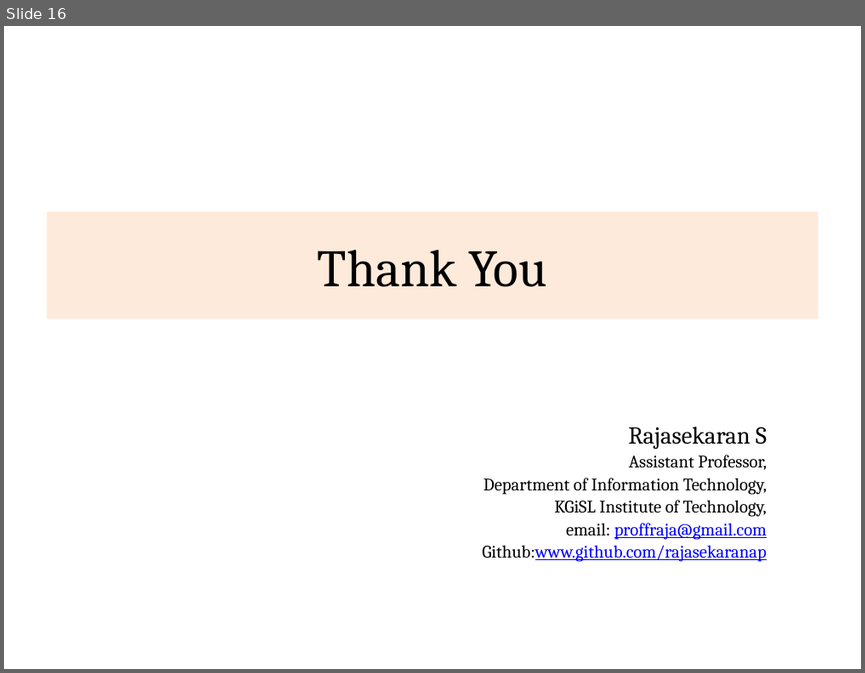
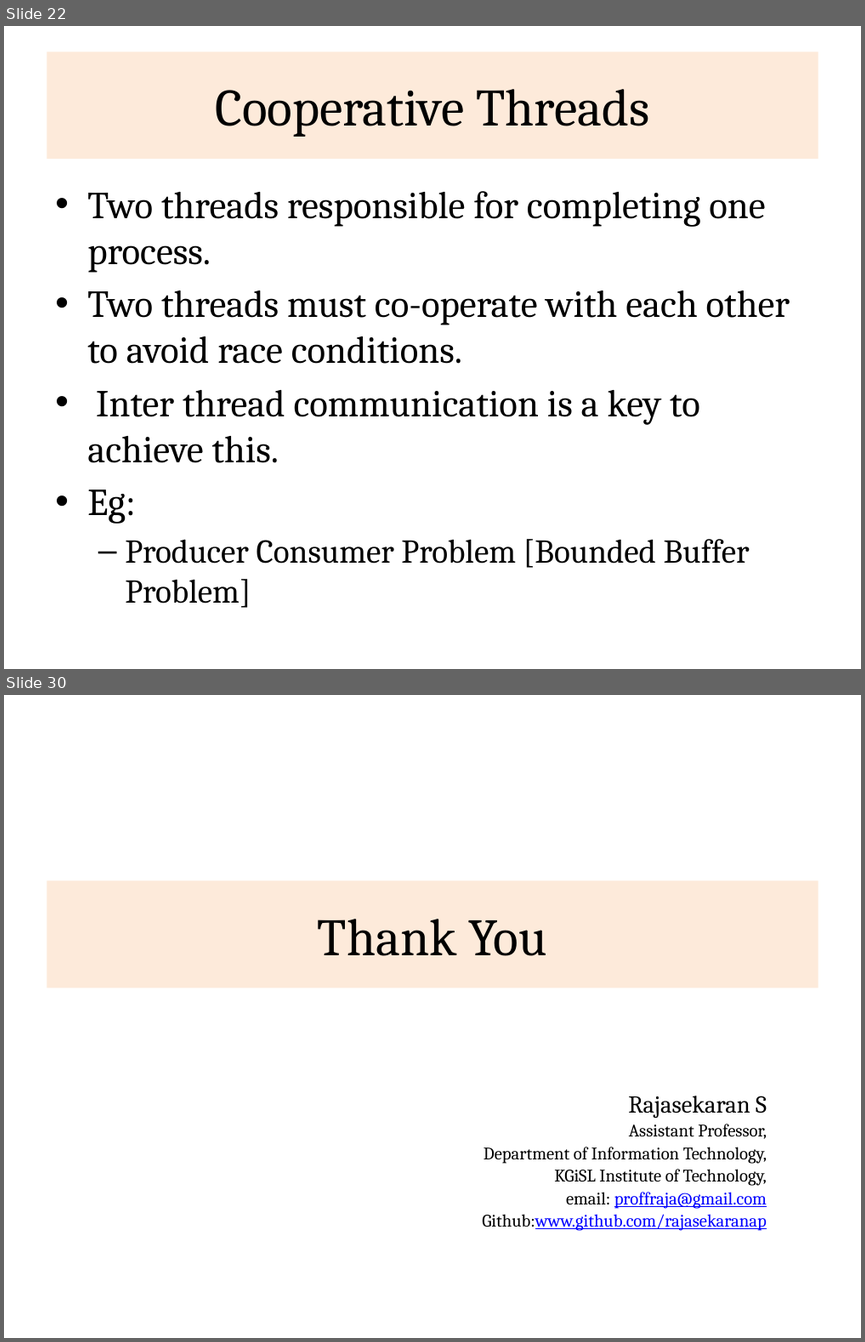
Before and after one commit to rajasekaran36/CS8392-OOPS, a slide deck: Slides/Unit 4/CS8392-U4-Multithreading.pptx. Shown one above the other, each under a label of ours: slide 16 before the commit, slides 22 and 30 after it; the slides between them are not shown. The pictures are 865x673 and 865x1342 pixels, drawn with LibreOffice and Linux fonts; fonts in the diff are those of the drawing. Boxes give left, top, right and bottom in pixels: in the first picture for what was removed or moved away, otherwise in the second. Text is boxed around its words. In the diff, an @@ line names an element or a change of style, - is before the commit and + after.

```diff
--- a/Slides/Unit 4/CS8392-U4-Multithreading.pptx
+++ b/Slides/Unit 4/CS8392-U4-Multithreading.pptx
@@ slide 22 added at bbox=[4, 26, 861, 669], background #FFFFFF @@
@@ title added at bbox=[46, 52, 818, 159], fill #FDEADA, 44 pt, text #000000 @@
+Cooperative Threads
@@ text added at bbox=[87, 191, 789, 607], 32 pt, text #000000 @@
+• Two threads responsible for completing one process.
+• Two threads must co-operate with each other to avoid race conditions.
+• Inter thread communication is a key to achieve this.
+• Eg:
+  – Producer Consumer Problem [Bounded Buffer Problem]
@@ what was slide 16 is now slide 30 @@
```
Also in this commit, not shown: 13 other slides added, 29 other files.
